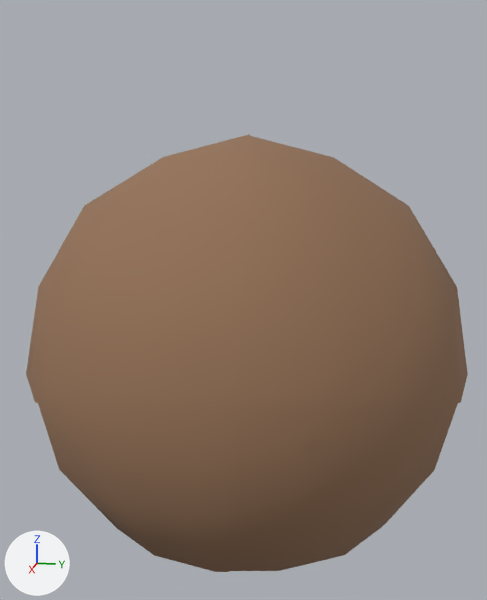
What one commit did to the glTF model public/assets/island/characters/wear/animal_bear_tail.glb.
Both versions are drawn from a camera (50 mm lens) standing at (8191.74, 22526.3676, -58363.6994) and looking at (8191.4987, 22526.3193, -58363.7597). The axes (+X, +Y, +Z) are drawn at lower left. The lights are the same throughout. The picture after the commit comes second.

Script lines for the objects in view, before the commit:
```python
mat_main = principled_material('main')
mat_main.base_color = (0.301, 0.168, 0.0953)  # brown #957257
mat_main.roughness = 0.95
me_mesh_0 = bpy.data.meshes.new('Mesh_0')
me_mesh_0.from_pydata(...)  # 114 vertices, 224 faces; spans x 8191.419..8191.579, y 22526.24..22526.4, z -58363.859..-58363.699
me_mesh_0.materials.append(mat_main)  # brown #957257
ob_mesh_0 = bpy.data.objects.new('Mesh_0', me_mesh_0)
ob_mesh_0.location = (0.0, 0.0, 0.0)
```
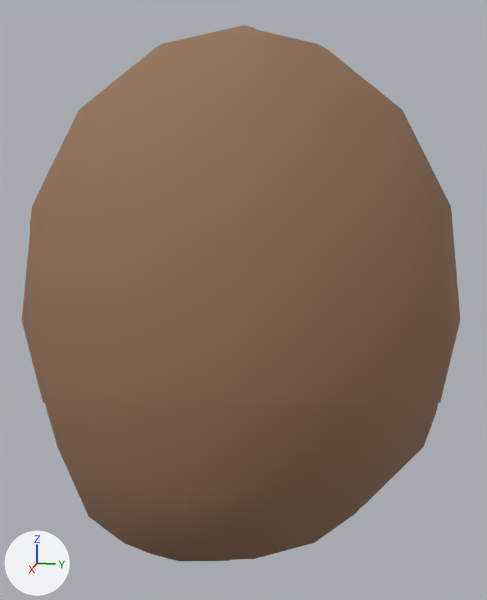
The newer file is also rescaled (x0.819), turned or shifted as a whole; pictures and numbers use the older file's frame.

Location of each change, [x1, y1, x2, y2] in pixels of the pictures (487 x 600 px; the box of a moved part takes in the faces that stretch with it):
'Mesh_0', reshaped (22% taller): before [26, 134, 468, 572]; after [22, 25, 460, 561]
part 1 of me_mesh_0, moved or reshaped: before [26, 134, 468, 572]; after [22, 25, 460, 561]

The change, as a list of edits to the scene's bpy script:
```text
Change mat_main:
    where n0 = _N.new('ShaderNodeBsdfPrincipled'); n0.name = 'Principled BSDF'
    remove n0.inputs[0].default_value = (0.301, 0.168, 0.0953, 1.0)  # 'Base Color', brown #957257
    add n2 = _N.new('ShaderNodeMix'); n2.name = 'Mix'
    add n2.data_type = 'RGBA'
    add n2.blend_type = 'MULTIPLY'
    add n2.inputs[0].default_value = 1.0  # 'Factor'
    add n2.inputs[7].default_value = (0.301, 0.168, 0.0953, 1.0)  # 'B', brown #957257
    add n3 = _N.new('ShaderNodeVertexColor'); n3.name = 'Color Attribute'
    add _L.new(n2.outputs[2], n0.inputs[0])  # 'Result' to 'Base Color'
    add _L.new(n3.outputs[0], n2.inputs[6])  # 'Color' to 'A'
Change me_mesh_0:
    used by ob_mesh_0; location = (0.0, 0.0, 0.0)
    remove me_mesh_0.from_pydata(...)  # 114 vertices, 224 faces; spans x 8191.419..8191.579, y 22526.24..22526.4, z -58363.859..-58363.699
    add me_mesh_0.from_pydata(...)  # 114 vertices, 224 faces; spans x 8191.419..8191.579, y 22526.24..22526.396, z -58363.859..-58363.664
    me_mesh_0 part 1: 114 of 114 vertices moved; they spanned x 8191.419..8191.579, y 22526.24..22526.4, z -58363.859..-58363.699 and now span x 8191.419..8191.579, y 22526.24..22526.396, z -58363.859..-58363.664; mean shift (0.0, -0.006, 0.018)
    me_mesh_0 part 2: vertex colours changed
```
